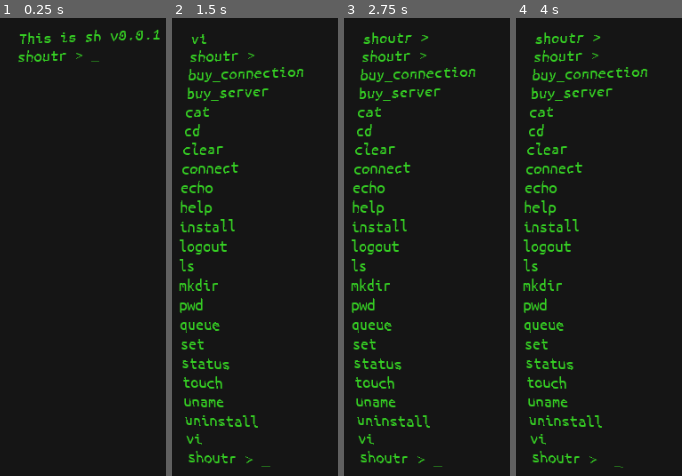
Above: before the commit, frames 1-4 (left to right).
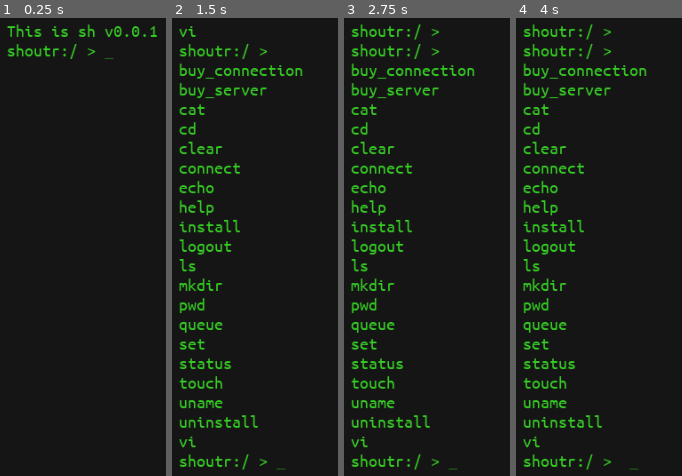
Above: after the commit, the same moments.

Repository: SmBe19/LD46
Game: Godot game, scene res://scn/root.tscn
Two runs of this game, one before a commit and one after it. Both use one fixed random seed, a clock stepped at 60 frames per second and the inputs below.
Inputs:
- Up to frame 1 (0.25 s): no input
- Up to frame 2 (1.5 s): tap Enter at 0.5 s; hold Up 0.53-1.28 s; tap Tab at 0.6, 1.35 s; tap Space at 0.77, 1.25 s; hold Down from 1.28 s (still down)
- Up to frame 3 (2.75 s): tap Space at 1.52 s; tap Enter at 2 s; release Down at 2.03 s; hold Up from 2.03 s (still down); tap Backspace at 2.1 s; tap Tab at 2.3 s
- Up to frame 4 (4 s): tap Space at 2.75, 3.02, 3.77 s; tap Enter at 2.85, 3.5 s; tap Tab at 3.05, 3.6 s; release Up at 3.53 s; hold Down from 3.53 s (still down)

The runs differ from the first frame. In frame 1, 2.1% of the frame differs, in the area x 4-97%, y 1-10%; in frame 2, 9.1%; in frame 3, 9.7%; in frame 4, 9.7%, in the area x 4-80%, y 1-99%.

Commit message:
fix filesystem

Diff:
--- a/scn/root.tscn
+++ b/scn/root.tscn
@@ -1,15 +1,10 @@
-[gd_scene load_steps=6 format=2]
+[gd_scene load_steps=4 format=2]
 
 [ext_resource path="res://src/TerminalManager.gd" type="Script" id=1]
 [ext_resource path="res://fnt/terminalfont.tres" type="DynamicFont" id=2]
-[ext_resource path="res://src/crt.shader" type="Shader" id=3]
 
 [sub_resource type="StyleBoxFlat" id=1]
 bg_color = Color( 0.0823529, 0.0823529, 0.0823529, 1 )
-
-[sub_resource type="ShaderMaterial" id=2]
-shader = ExtResource( 3 )
-shader_param/size = Vector2( 860, 560 )
 
 [node name="Root" type="Control"]
 anchor_right = 1.0
@@ -39,7 +34,6 @@
 }
 
 [node name="Buffer" type="RichTextLabel" parent="Terminal"]
-material = SubResource( 2 )
 margin_left = 20.0
 margin_top = 20.0
 margin_right = 880.0
@@ -48,4 +42,3 @@
 custom_colors/default_color = Color( 0.211765, 0.811765, 0.141176, 1 )
 bbcode_text = "Hello world!"
 text = "Hello world!"
-scroll_active = false
--- a/src/cmd/queue.gd
+++ b/src/cmd/queue.gd
@@ -9,3 +9,4 @@
 		return 1
 	for request in server.input_queue:
 		send_output(request.type.human_name)
+	return 0
--- a/src/cmd/sh.gd
+++ b/src/cmd/sh.gd
@@ -72,7 +72,8 @@
 						var res = process.run(cmd)
 						if res is GDScriptFunctionState:
 							res = yield(res, "completed")
-						send_output(cmd[0] + " returned " + str(res))
+						if res != 0:
+							send_output(cmd[0] + " failed (" + str(res) + ")")
 					else:
 						send_output(cmd[0] + ": command not found")
 				else:
@@ -80,8 +81,8 @@
 
 func prompt():
 	if server:
-		return server.server_name + " > "
-	return "> "
+		return server.server_name + ":" + cwd.full_path() + " > "
+	return cwd.full_path() + " > "
 
 func cd(args):
 	var dir
@@ -97,9 +98,9 @@
 
 	if newcwd == null:
 		send_output("cd: no such file or directory")
+		return
 
 	cwd = newcwd
-	pass
 
 func logout(args):
 	if server != null:
@@ -110,6 +111,7 @@
 func connect_server(args):
 	if len(args) != 2:
 		send_output("usage: connect <server_name>")
+		return
 	var ip = Root.resolve_name(args[1])
 	server = Root.resolve_ip(ip)
 	if not server:
--- a/src/cmd/status.gd
+++ b/src/cmd/status.gd
@@ -7,7 +7,8 @@
 	if len(args) != 1:
 		send_output('usage: status')
 		return 1
-	send_output("Disk: " + str(server.used_disk/1024.0) + "GB/" + str(server.disk/1024.0) + "GB")
-	send_output("RAM: " + str(server.used_ram/1024.0) + "GB/" + str(server.ram/1024.0) + "GB")
-	send_output("CPU: " + str(100 * server.used_cpu_cycles / server.cpu_cycles))
-	send_output("Queue: " + str(len(server.input_queue)) + "/" + str(server.queue_length))
+	send_output("Queue: " + str(len(server.input_queue)) + " / " + str(server.queue_length))
+	send_output("Disk: " + str(server.used_disk/1024.0) + "GB / " + str(server.disk/1024.0) + "GB")
+	send_output("RAM: " + str(server.used_ram/1024.0) + "GB / " + str(server.ram/1024.0) + "GB")
+	send_output("CPU: " + str(100 * server.used_cpu_cycles / server.cpu_cycles) + "%")
+	return 0
--- a/src/cmd/touch.gd
+++ b/src/cmd/touch.gd
@@ -3,8 +3,9 @@
 func run(args):
 	if len(args) < 2:
 		send_output('usage: touch <file> [file...]')
-		return
+		return 1
 	for i in range(1, len(args)):
 		var file = self.cwd.open(args[i], true)
 		if file == null:
 			send_output("touch: " + args[i] + ": no such file or directory")
+	return 0
--- a/src/fs/fsdir.gd
+++ b/src/fs/fsdir.gd
@@ -12,6 +12,10 @@
 	return true
 
 func mkdir(dir: String, recursive: bool = false) -> String:
+	if dir.begins_with('/'):
+		if parent != self:
+			return parent.mkdir(dir, recursive)
+		dir = dir.right(1)
 	var components = dir.split('/', true, 1)
 	if len(components[0]) == 0:
 		return "Error: invalid path"
@@ -31,6 +35,10 @@
 	return ""
 
 func open(filename: String, create: bool = false) -> FSFile:
+	if filename.begins_with('/'):
+		if parent != self:
+			return parent.open(filename, create)
+		filename = filename.right(1)
 	var components = filename.split('/', true, 1)
 	if len(components[0]) == 0:
 		return null
@@ -51,6 +59,10 @@
 func file_type(filename: String) -> String:
 	if len(filename) == 0:
 		return "dir"
+	if filename.begins_with('/'):
+		if parent != self:
+			return parent.file_type(filename)
+		filename = filename.right(1)
 	var components = filename.split('/', true, 1)
 	if children.has(components[0]):
 		if len(components) > 1 && len(components[1]) > 0:
@@ -62,6 +74,10 @@
 func get_node(filename: String) -> FSNode:
 	if len(filename) == 0:
 		return self
+	if filename.begins_with('/'):
+		if parent != self:
+			return parent.get_node(filename)
+		filename = filename.right(1)
 	var components = filename.split('/', true, 1)
 	if children.has(components[0]):
 		if len(components) > 1 && len(components[1]) > 0:
--- a/src/fs/fsnode.gd
+++ b/src/fs/fsnode.gd
@@ -16,7 +16,7 @@
 
 func full_path() -> String:
 	if parent != self:
-		return parent.full_path() + name
+		return parent.full_path() + name + "/"
 	else:
 		return "/"
 
--- a/src/server.gd
+++ b/src/server.gd
@@ -18,6 +18,9 @@
 var installed_services = []
 var last_service = 0
 
+var error_servers = []
+var error_requests = []
+
 func _init(server_name_, ip_):
 	server_name = server_name_
 	ip = ip_
@@ -32,7 +35,6 @@
 	if len(input_queue) + len(incoming_requests) < queue_length:
 		incoming_requests.append(request)
 		return true
-	write_log("receive.log", "Receive queue full")
 	return false
 
 func process_incoming():
@@ -42,16 +44,22 @@
 
 func send_request(destination, request):
 	if connections.has(destination):
+		error_servers.erase(destination)
 		return connections[destination].receive_request(request)
 	else:
-		write_log("forward.log", "Server " + destination + " not connected.")
+		if not error_servers.has(destination):
+			error_servers.append(destination)
+			write_log("forward.log", "Server " + destination + " not connected.")
 		return false
 
 func forward_request(request):
 	var file = fs_root.open("etc/requests/" + request.type.request_name)
 	if not file or not file.content.trim():
-		write_log("forward.log", "No forwarding rule for " + request.type.full_name + ".")
+		if not error_requests.has(request.type.full_name):
+			error_requests.append(request.type.full_name)
+			write_log("forward.log", "No forwarding rule for " + request.type.full_name + ".")
 		return false
+	error_requests.erase(request.type.full_name)
 	var forwards = file.content.split("\n")
 	var forward = forwards[randi() % len(forwards)]
 	return send_request(Root.resolve_name(forward), request)
@@ -114,6 +122,7 @@
 				last_run = last_service
 			elif last_run == last_service:
 				break
+		used_cpu_cycles = cpu_cycles - remaining_cpu
 	for service in installed_services:
 		if service.is_finished():
 			used_ram -= service.type.ram
--- a/src/terminal.gd
+++ b/src/terminal.gd
@@ -25,6 +25,10 @@
 
 func scroll_buffer(by):
 	assert (by > 0)
+	if by >= HEIGHT:
+		for i in HEIGHT:
+			buffer[-i-1] = _fill_line([])
+		return
 	for i in HEIGHT - by:
 		buffer[i] = buffer[i+by]
 	for i in by:
@@ -41,6 +45,7 @@
 	for c in line:
 		if c == '\n' || len(current_new_line) == WIDTH:
 			new_lines.append(_fill_line(current_new_line))
+			current_new_line = []
 		if c != '\n':
 			current_new_line.append(c)
 	if len(current_new_line) > 0:
